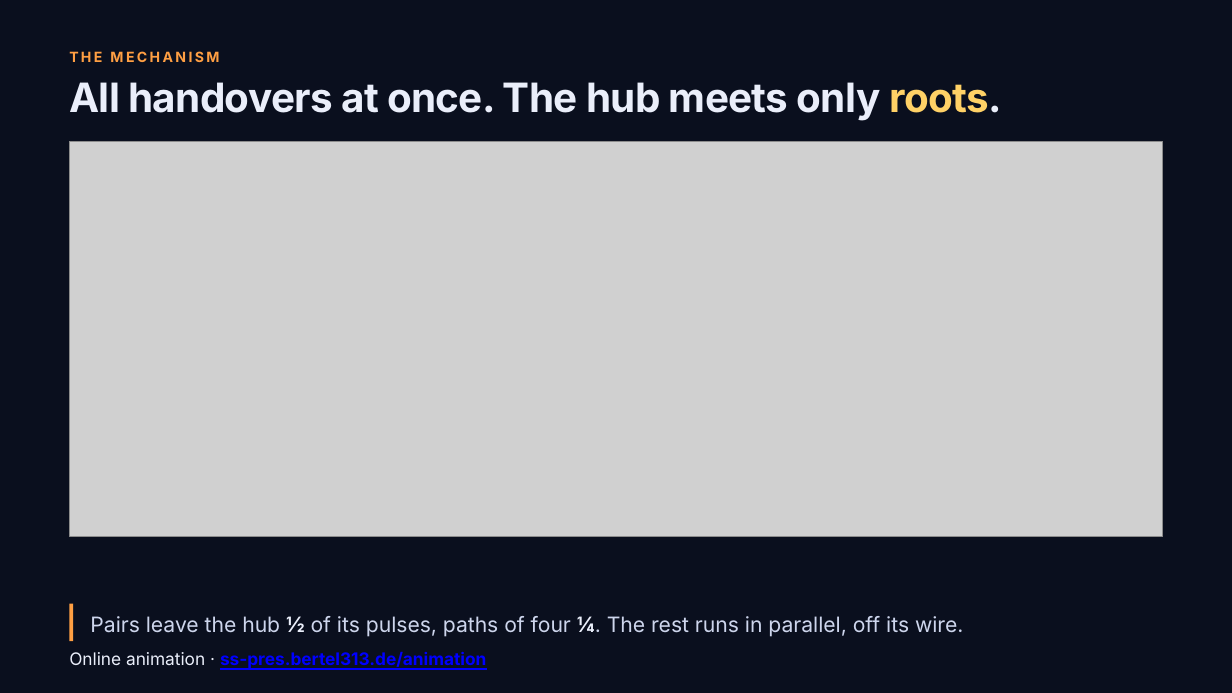
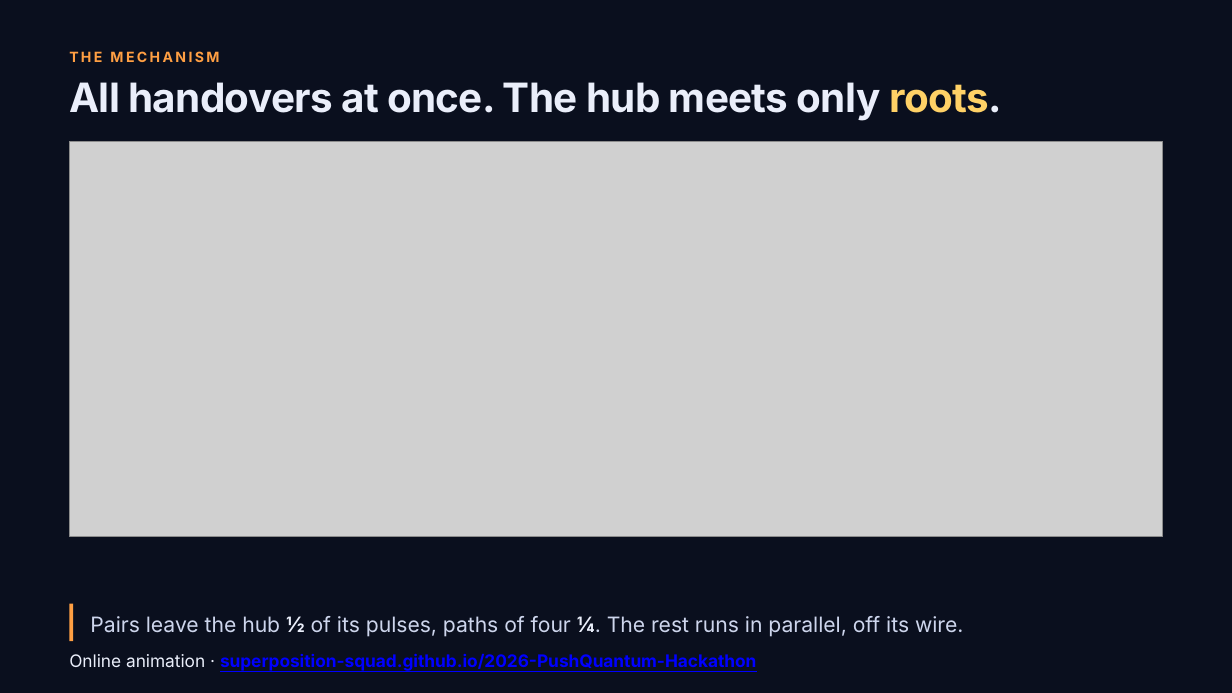
Before and after one commit to Superposition-Squad/2026-PushQuantum-Hackathon, a slide deck: slide 6 of slides/relay/relay.pptx. Drawn at 1232x693 pixels with LibreOffice and Linux fonts; fonts in the diff are those of the drawing; grey boxes stand for pictures. Boxes give left, top, right and bottom in pixels: in the first picture for what was removed or moved away, otherwise in the second. Text is boxed around its words. In the diff, an @@ line names an element or a change of style, - is before the commit and + after.

```diff
--- a/slides/relay/relay.pptx
+++ b/slides/relay/relay.pptx
@@ text at (69, 653, 756, 672): text changed @@
-Online animation · ss-pres.bertel313.de/animation
+Online animation · superposition-squad.github.io/2026-PushQuantum-Hackathon
```
Also in this commit, not shown: 6 other slides changed, 6 other files.
